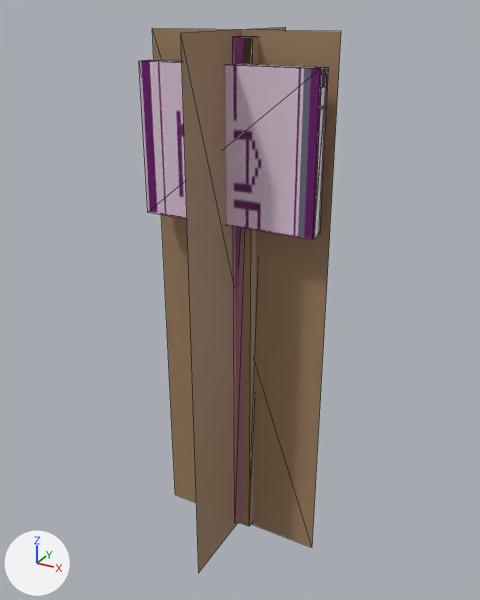
Two versions of the COLLADA model beamng-props/lap-signs/export/dae/lapsign_02.dae, one commit apart.
One viewpoint serves both versions: a 50 mm camera at (0.848, -1.542, 1.564) aimed at (-0.008, 0.014, 0.786). The lights are fixed; the arrows at lower left show +X, +Y and +Z. The older version comes first. Mesh edges are drawn as thin lines. Where no turn or scale is listed for an object, it has been applied to the vertices.

Names of what the first picture shows: 'Colmesh_post-1', 'Colmesh_sign-1', 'lapsign_02_a50', 'lapsign_02_a800'.
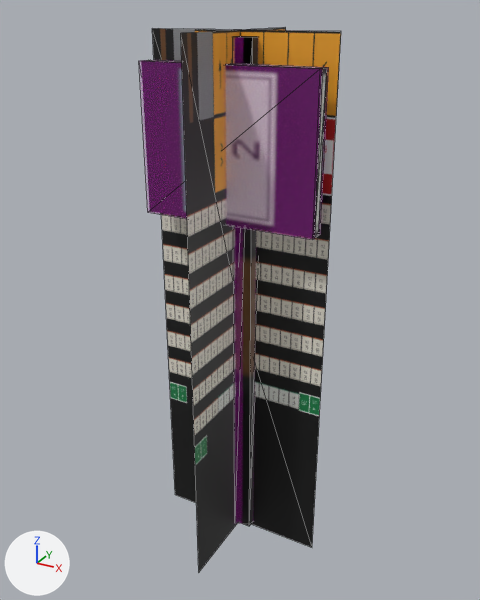
Diff of the bpy script that builds the scene:
```diff
--- a/beamng-props/lap-signs/export/dae/lapsign_02.dae.py
+++ b/beamng-props/lap-signs/export/dae/lapsign_02.dae.py
@@ img_sign_atlas_2048_png @@
+img_sign_atlas_2048_png = load_image('sign_atlas_2048.png', 'sign_atlas_2048.png', 2048, 2048, 'sRGB')
@@ mat_parkersignatlas @@
+mat_parkersignatlas = principled_material('ParkerSignAtlas')
+mat_parkersignatlas.texture = img_sign_atlas_2048_png
+mat_parkersignatlas.metallic = 0.05
@@ me_lapsign_02_a800 @@
 me_lapsign_02_a800.from_pydata(...)  # 16 vertices, 24 faces; spans x -0.25..0.25, y -0.07..0.07, z 0.0..1.5
 # used by ob_lapsign_02_a800; location = (0.0, 0.0, 0.0)
+# me_lapsign_02_a800 part 1: 12 faces spanning x -0.05..0.05, y -0.03..0.07, z 0.0..1.5 switch from mat_wood_114 (brown #a08161) to mat_parkersignatlas (picture img_sign_atlas_2048_png)
+# me_lapsign_02_a800 part 2: 12 faces spanning x -0.25..0.25, y -0.07..-0.04, z 1.04..1.44 switch from mat_sign_114 (picture img_lap_02_png) to mat_parkersignatlas (picture img_sign_atlas_2048_png)
@@ me_lapsign_02_a50 @@
 me_lapsign_02_a50.from_pydata(...)  # 8 vertices, 4 faces; spans x -0.26..0.26, y -0.26..0.26, z -0.01..1.51
-me_lapsign_02_a50.materials.append(mat_wood_114)  # brown #a08161
+me_lapsign_02_a50.materials.append(mat_parkersignatlas)  # picture img_sign_atlas_2048_png
```

Location of each change, [x1, y1, x2, y2] in pixels of the pictures (480 x 600 px):
'lapsign_02_a50', recoloured (brown to grey): [152, 27, 341, 571] in both
part 1 of me_lapsign_02_a800, recoloured: [238, 36, 258, 526] in both
part 2 of me_lapsign_02_a800, recoloured: [150, 60, 327, 238] in both
